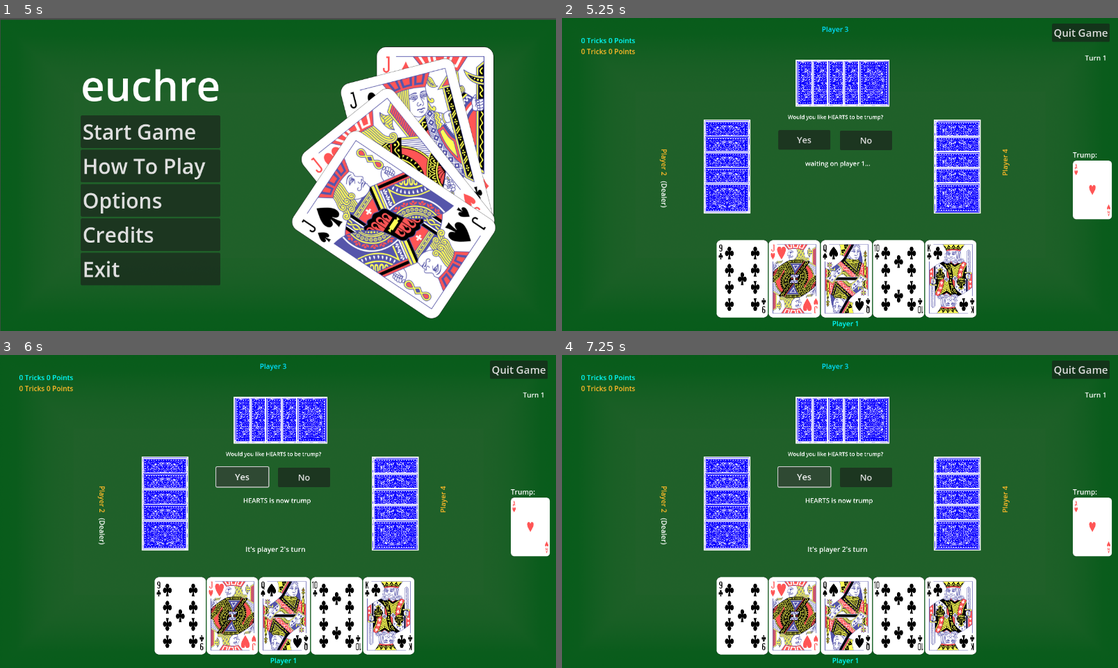
Above: before the commit, frames 1-4 (two rows, left to right).
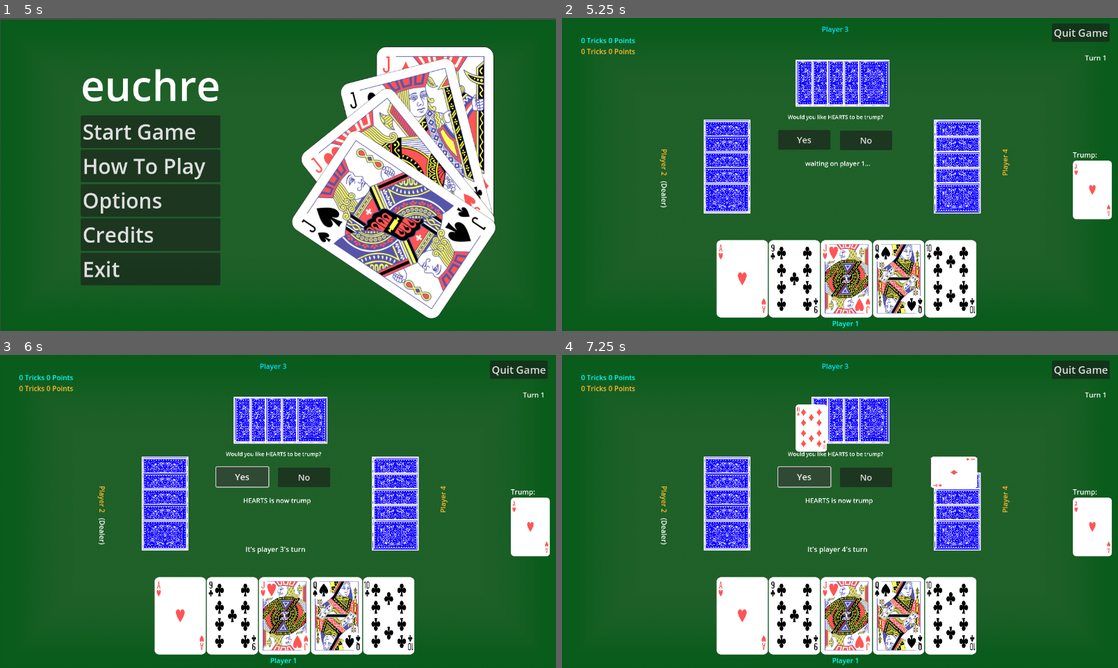
Above: after the commit, the same moments.

Repository: rayaboutany/Euchre
Game: Godot game, scene res://scenes/mainmenu.tscn
Two runs of this game, one before a commit and one after it. Both use one fixed random seed, a clock stepped at 60 frames per second and the inputs below.
Inputs:
- Up to frame 1 (5 s): click "How To Play" at 0.5 s; click "Back" at 1.25 s; click "Options" at 2 s; click "Back" at 2.75 s; click "Credits" at 3.5 s; click "Back" at 4.25 s
- Up to frame 2 (5.25 s): click "Start Game" at 5 s
- Up to frame 3 (6 s): click "Yes" at 5.75 s
- Up to frame 4 (7.25 s): click "Yes" at 6.5 s

Frame 1 is identical in both runs. In frame 2, 5.8% of the frame differs, in the area x 28-75%, y 72-95%; in frame 3, 5.8%; in frame 4, 7.4%, in the area x 28-76%, y 13-95%.

Commit message:
can play a whole hand, bugs on reset

Diff:
--- a/scenes/Label3.gd
+++ b/scenes/Label3.gd
@@ -16,10 +16,12 @@
 	if turn > 4:
 		turn = 1
 	set_text("It's player "+ str(turn) + "'s turn")
+	print("new turn " + str(turn))
 
 func setTurn(player):
 	turn = player
 	set_text("It's player "+ str(turn) + "'s turn")
+	print("set turn " + str(turn))
 
 # Called every frame. 'delta' is the elapsed time since the previous frame.
 func _process(delta):
@@ -43,4 +45,4 @@
 		global.tablePlayCard.emit(card)
 		turn = 2
 		set_text("It's player "+ str(turn) + "'s turn")
-		print("hi")
+		print("new turn " + str(turn))
--- a/scenes/table.tscn
+++ b/scenes/table.tscn
@@ -11,7 +11,6 @@
 [ext_resource type="Script" path="res://scenes/Label2.gd" id="11_4ee3c"]
 [ext_resource type="Script" path="res://scenes/trickScore.gd" id="11_7tkpw"]
 [ext_resource type="Script" path="res://scenes/Label.gd" id="12_hhiy6"]
-[ext_resource type="Script" path="res://scripts/moveTimer.gd" id="12_p61hc"]
 [ext_resource type="Script" path="res://scenes/GameMenu.gd" id="13_5p51i"]
 [ext_resource type="Texture2D" uid="uid://b7a0mjhuvddqt" path="res://assets/lightblue1.png" id="14_o56wc"]
 
@@ -227,9 +226,6 @@
 rotation = 4.71239
 text = "(Dealer)"
 
-[node name="moveTimer" type="Timer" parent="."]
-script = ExtResource("12_p61hc")
-
 [node name="GameMenu" type="Control" parent="."]
 process_mode = 3
 layout_mode = 3
@@ -281,12 +277,11 @@
 [connection signal="pressed" from="Button" to="Button" method="_on_pressed"]
 [connection signal="timeout" from="TextureRect2/Label/Timer" to="TextureRect2/Label" method="_on_timer_timeout"]
 [connection signal="focus_exited" from="Control5/Label3" to="." method="_on_label_3_focus_exited"]
+[connection signal="pressed" from="Control6/buttoncard6" to="TextureRect2/Label" method="_on_buttoncard_2_pressed"]
 [connection signal="pressed" from="Control6/buttoncard6" to="TextureRect2/Label" method="_on_buttoncard_6_pressed"]
-[connection signal="pressed" from="Control6/buttoncard6" to="TextureRect2/Label" method="_on_buttoncard_2_pressed"]
 [connection signal="pressed" from="Control6/buttoncard6" to="Control5/Label3" method="_on_buttoncard_1_pressed"]
 [connection signal="pressed" from="Control6/buttoncard1" to="TextureRect2/Label" method="_on_buttoncard_1_pressed"]
 [connection signal="pressed" from="Control6/buttoncard1" to="Control5/Label3" method="_on_buttoncard_1_pressed"]
-[connection signal="timeout" from="moveTimer" to="." method="_on_move_timer_timeout"]
 [connection signal="pressed" from="GameMenu/NinePatchRect/VBoxContainer/Back To Game" to="GameMenu" method="_on_back_to_game_pressed"]
 [connection signal="pressed" from="GameMenu/NinePatchRect/VBoxContainer/Pause" to="GameMenu" method="_on_pause_pressed"]
 [connection signal="pressed" from="GameMenu/NinePatchRect/VBoxContainer/Play" to="GameMenu" method="_on_play_pressed"]
--- a/scripts/table.gd
+++ b/scripts/table.gd
@@ -23,7 +23,7 @@
 var oppTricks = 0
 var teamScore = 0
 var oppScore = 0
-var dealer = int(rng.randf_range(1,4))
+var dealer = 1 #int(rng.randf_range(1,4))
 
 #question: Attackers (Trump Selector) & Defenders Logic for Scoring?
 #question 2: Scoring for going alone? (Maybe Future)
@@ -37,11 +37,21 @@
 #roundScore function updating score vars and display to UI
 #future: win function call in roundScore when a score reaches/exceeds 10
 
+func _resetArrays():
+	deck = []
+	playerHand = []
+	bot1Hand = []
+	bot2Hand = []
+	bot3Hand = []
+	currentTrick = []
+	tricks = []
 #instantiates all of the card scenes and adds them to the deck array
 func _initialize_deck():
 	chooseDealer()
 	var deckBuildIndex = 0
 	deck.resize(24)
+	for i in 24:
+		deck[i] = null
 	for i in 4:
 		for j in 6:
 			var card = load_card.instantiate()
@@ -50,12 +60,14 @@
 			card.id = deckBuildIndex
 			card.setFaceTexture()
 			deck[deckBuildIndex] = card
-			print(deck[deckBuildIndex].suit + str(deck[deckBuildIndex].value))
+			#print(deck[deckBuildIndex].suit + str(deck[deckBuildIndex].value))
 			deckBuildIndex += 1
 
 #resizes hand for the table scene
 func _initialize_hand(hand):
 	hand.resize(5)
+	for i in hand.size():
+		hand[i] = null
 
 #shuffles the deck array
 func shuffle():
@@ -73,22 +85,22 @@
 		deck[nextCardIndex] = null
 	for i in 24:
 		deck[i] = shuffleDeck[i]
-		print(deck[i].suit + str(deck[i].value))
+		#print(deck[i].suit + str(deck[i].value))
 
 #retrieves the trump card
 func get_trump_card():
 	for nextcard in deck:
 		if nextcard!= null:
-			print(nextcard)
+			#print(nextcard)
 			return nextcard
 	return null
 
 #tracking the dealer for the current hand
 func chooseDealer():
 	dealer += 1
-	print("dealer: "+ str(dealer))
 	if (dealer > 4):
 		dealer = 1
+	print("dealer: "+ str(dealer))
 	match (dealer):
 		1:
 			$dealerLabel.rotation = 0
@@ -123,13 +135,13 @@
 			bot3Hand:
 				playerName = "bot3"
 		hand[cardsDrawn].player = playerName
-		print(hand[cardsDrawn].player)
+		#print(hand[cardsDrawn].player)
 		cardsDrawn += 1
 
 #prints out hand information and if it's the player's hand, displays the cards in the scene
 func showHand(hand):
 	for i in hand.size():
-		print(hand[i].suit + str(hand[i].value))
+		#print(hand[i].suit + str(hand[i].value))
 		match (hand):
 			playerHand:
 				get_tree().root.add_child(hand[i])
@@ -174,22 +186,38 @@
 
 # Called when the node enters the scene tree for the first time.
 func _ready():
-	#global.cardPlayed.connect(_onCardPlayed)
+	print("new hand")
 	global.tablePlayCard.connect(_onCardPlayed)
 	_initialize_deck()
 	tricks.resize(5)
+	#print(tricks)
+	for i in tricks.size():
+		tricks[i] = null
 	currentTrick.resize(4)
+	for i in currentTrick.size():
+		currentTrick[i] = null
 	shuffle()
 	createHands()
-	global.setPlayer.emit(dealer)
-
+	var startingPlayer
+	startingPlayer = dealer+1
+	if startingPlayer > 4: startingPlayer = 1
+	print("sP " + str(startingPlayer))
+	global.setPlayer.emit(startingPlayer)
+	await get_tree().create_timer(1.0).timeout
+	match (startingPlayer):
+		2:
+			playBotCard("bot1")
+		3:
+			playBotCard("bot2")
+		4:
+			playBotCard("bot3")
 
 #assessing card values and returning the greater card
 #10 billion fucking if statements - improve later if there's time
 func compareCards(card1, card2):
 	var trump = $TextureRect2/Label.trumpsuit
 	var leftTrump
-	print("comparing " + str(card1.suit) + str(card1.value) + " and " + str(card2.suit) + str(card2.value))
+	#print("comparing " + str(card1.suit) + str(card1.value) + " and " + str(card2.suit) + str(card2.value))
 	#determine suit for left bauer
 	match (trump):
 		"HEARTS":
@@ -202,47 +230,47 @@
 			leftTrump = "CLUBS"
 	#automatically return if right bauer
 	if (card1.suit == trump && card1.value == 11):
-		print("chose " + str(card1.suit) + str(card1.value))
+		#print("chose " + str(card1.suit) + str(card1.value))
 		return card1
 	if (card2.suit == trump && card2.value == 11):
-		print("chose " + str(card2.suit) + str(card2.value))
+		#print("chose " + str(card2.suit) + str(card2.value))
 		return card2
 	#if it's still going then there's no right bauer, auto return for left bauer
 	if (card1.suit == leftTrump && card1.value == 11):
-		print("chose " + str(card1.suit) + str(card1.value))
+		#print("chose " + str(card1.suit) + str(card1.value))
 		return card1
 	if (card2.suit == leftTrump && card2.value == 11):
-		print("chose " + str(card2.suit) + str(card2.value))
+		#print("chose " + str(card2.suit) + str(card2.value))
 		return card2
 	#return if one card is trump and the other isn't
 	if (card1.suit == trump && card2.suit != trump):
-		print("chose " + str(card1.suit) + str(card1.value))
+		#print("chose " + str(card1.suit) + str(card1.value))
 		return card1
 	else: if (card2.suit == trump && card1.suit != trump):
-		print("chose " + str(card2.suit) + str(card2.value))
+		#print("chose " + str(card2.suit) + str(card2.value))
 		return card2
 	#if neither are bauer or neither/both are trump pick the higher value card
 	else:
 		if card1.value > card2.value:
-			print("chose " + str(card1.suit) + str(card1.value))
+		#	print("chose " + str(card1.suit) + str(card1.value))
 			return card1
 		else: if card2.value > card1.value:
-			print("chose " + str(card2.suit) + str(card2.value))
+		#	print("chose " + str(card2.suit) + str(card2.value))
 			return card2
 	#if all else fails then their value is equal, return card1
-	print("chose " + str(card1.suit) + str(card1.value))
+	#print("chose " + str(card1.suit) + str(card1.value))
 	return card1
 
 #sorting the given card array
 func sortCardArray(cardArray):
-	print("trump: " + $TextureRect2/Label.trumpsuit)
+	#print("trump: " + $TextureRect2/Label.trumpsuit)
 	var min_index
 	var buffer
 	for i in cardArray.size():
 		min_index = i
 		for j in range (i+1, cardArray.size()):
-			print(cardArray.size())
-			print(cardArray)
+			#print(cardArray.size())
+			#print(cardArray)
 			if compareCards(cardArray[j], cardArray[min_index]).id != cardArray[j].id:
 				min_index = j
 		buffer = cardArray[i]
@@ -281,15 +309,14 @@
 						break
 				playerHand[i] = null
 	#print("Current Trick: "+str(currentTrick))
+	checkEndOfTrick()
 	await get_tree().create_timer(1.0).timeout
 	playBotCard("bot1")
-	await get_tree().create_timer(1.0).timeout
-	playBotCard("bot2")
-	await get_tree().create_timer(1.0).timeout
-	playBotCard("bot3")
-	#if all cards are played, begins card evaluation
+
+#if all cards are played, begins card evaluation
+func checkEndOfTrick():
 	if currentTrick[3] != null:
-		await get_tree().create_timer(2.0).timeout
+		await get_tree().create_timer(1.0).timeout
 		sortCardArray(currentTrick)
 		match (currentTrick[3].player):
 			"player", "bot2":
@@ -303,63 +330,74 @@
 			currentTrick[i] = null
 		$trickScoreContainer/teamContainer/teamTricks.text = (str(teamTricks) + " Tricks")
 		$trickScoreContainer/oppContainer/oppTricks.text = (str(oppTricks) + " Tricks")
-		#here is where calc functions will be called
-		if trickCount == 6:
-			#team round score
-			match teamTricks:
-				3:
-					teamScore += 1
-				4:
-					teamScore += 1
-				5:
-					teamScore += 2
-			#resetting teamTricks for next round
-			teamTricks = 0
-			#opp round score
-			match oppTricks:
-				3:
-					oppScore += 1
-				4:
-					oppScore += 1
-				5:
-					oppScore += 2
-			#resetting oppScore for next round
-			oppTricks = 0
-			#updating trick score table display
-			$trickScoreContainer/teamContainer/teamTricks.text = (str(teamTricks) + " Tricks")
-			$trickScoreContainer/oppContainer/oppTricks.text = (str(oppTricks) + " Tricks")
-			$trickScoreContainer/teamContainer/teamScore.text = (str(teamScore) + " Points")
-			$trickScoreContainer/oppContainer/oppScore.text = (str(oppScore) + " Points")
-			#testing
-			#-------
-			print("Team Score: " + str(teamScore))
-			print("Opp Score: " + str(oppScore))
-			#teamScore = 10
-			#oppScore = 10
-			#-------
-			#determining if a team has won
-			if teamScore >= 10:
-				#switching scene to win screen
-				global.goto_scene("res://scenes/win.tscn")
-			if oppScore >= 10:
-				#switching scene to lose screen
-				global.goto_scene("res://scenes/lose.tscn")
-			#resetting trickCount
-			trickCount = 1
+		checkForWin()
+
+
+#here is where calc functions will be called
+func checkForWin():
+	if trickCount == 6:
+		#team round score
+		match teamTricks:
+			3:
+				teamScore += 1
+			4:
+				teamScore += 1
+			5:
+				teamScore += 2
+		#resetting teamTricks for next round
+		teamTricks = 0
+		#opp round score
+		match oppTricks:
+			3:
+				oppScore += 1
+			4:
+				oppScore += 1
+			5:
+				oppScore += 2
+		#resetting oppScore for next round
+		oppTricks = 0
+		#updating trick score table display
+		$trickScoreContainer/teamContainer/teamTricks.text = (str(teamTricks) + " Tricks")
+		$trickScoreContainer/oppContainer/oppTricks.text = (str(oppTricks) + " Tricks")
+		$trickScoreContainer/teamContainer/teamScore.text = (str(teamScore) + " Points")
+		$trickScoreContainer/oppContainer/oppScore.text = (str(oppScore) + " Points")
+		#testing
+		#-------
+		print("Team Score: " + str(teamScore))
+		print("Opp Score: " + str(oppScore))
+		#teamScore = 10
+		#oppScore = 10
+		#-------
+		#determining if a team has won
+		if teamScore >= 10:
+			#switching scene to win screen
+			global.goto_scene("res://scenes/win.tscn")
+		if oppScore >= 10:
+			#switching scene to lose screen
+			global.goto_scene("res://scenes/lose.tscn")
+		#resetting trickCount
+		trickCount = 1
+		_ready()
 
 #playing cards for bots
 func playBotCard(player):
+	print (player + " playing")
 	var hand
 	var cardShift
+	var nextPlayer
 	match (player):
 		"bot1":
 			hand = bot1Hand
+			#remove 'nextplayer' shit, add match case for control5/label3/turn or smth in checkEndOfTrick
+			nextPlayer = "bot2"
 			cardShift = Vector2(20,0)
 		"bot2":
 			hand = bot2Hand
+			nextPlayer = "bot3"
 			cardShift = Vector2(0,20)
 		"bot3":
 			hand = bot3Hand
+			nextPlayer = "player"
 			cardShift = Vector2(-20,0)
 	for i in 5:
 		if hand[i] != null:
@@ -376,10 +414,10 @@
 			hand[i] = null
 			break
 	#print(currentTrick)
+	checkEndOfTrick()
+	#maybe do this with a signal instead
+	await get_tree().create_timer(1.0).timeout
+	print("nP pBC " + player + " -> " + nextPlayer)
 	global.nextPlayer.emit()
-
-
-func _on_move_timer_timeout():
-
-	pass # Replace with function body.
-#end of script
+	if (nextPlayer != "player"):
+		playBotCard(nextPlayer)
Not shown: 1 places in scenes/table.tscn that only renumber resources
Not shown, changed: scripts/.table.gd.un~
Not shown, changed: scripts/table.gd~
